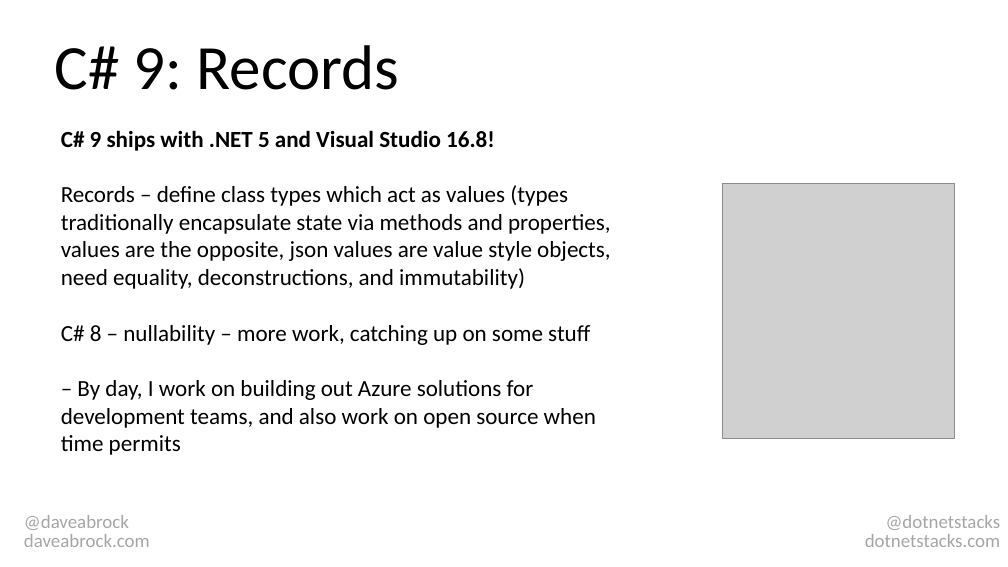
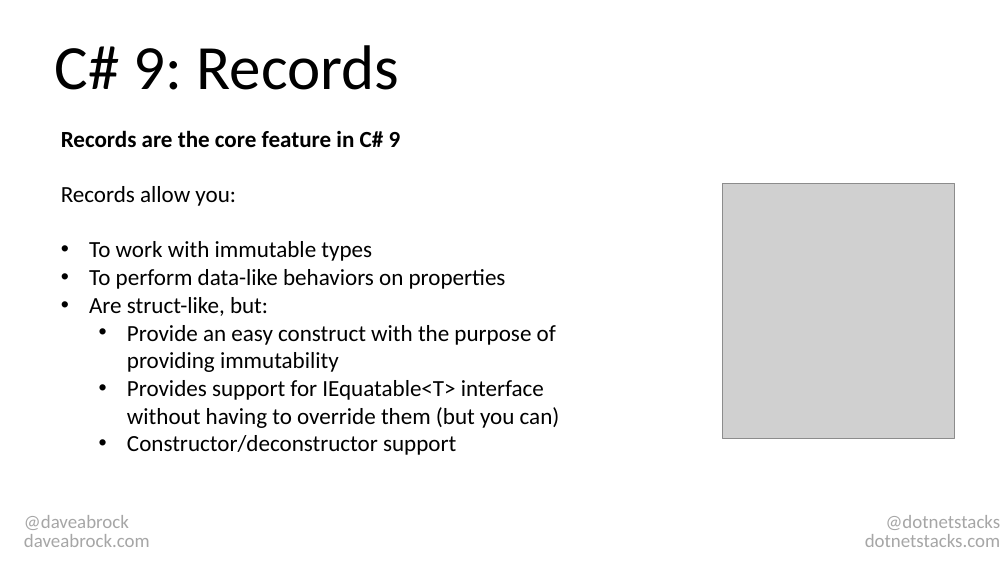
Before and after one commit to daveabrock/talks, a slide deck: slide 16 of NET 5 - Journey To One NET.pptx (slide 5 before the commit). Drawn at 1008x567 pixels with LibreOffice and Linux fonts; fonts in the diff are those of the drawing; grey boxes stand for pictures. Boxes give left, top, right and bottom in pixels: in the first picture for what was removed or moved away, otherwise in the second. Text is boxed around its words. In the diff, an @@ line names an element or a change of style, - is before the commit and + after.

```diff
--- a/NET 5 - Journey To One NET.pptx
+++ b/NET 5 - Journey To One NET.pptx
@@ text at box(61, 130, 560, 455): text changed @@
-C# 9 ships with .NET 5 and Visual Studio 16.8!
-Records – define class types which act as values (types traditionally encapsulate state via methods and properties, values are the opposite, json values are value style objects, need equality, deconstructions, and immutability)
-C# 8 – nullability – more work, catching up on some stuff
-– By day, I work on building out Azure solutions for development teams, and also work on open source when time permits
+Records are the core feature in C# 9
+Records allow you:
+• To work with immutable types
+• To perform data-like behaviors on properties
+• Are struct-like, but:
+  • Provide an easy construct with the purpose of providing immutability
+  • Provides support for IEquatable<T> interface without having to override them (but you can)
+  • Constructor/deconstructor support
```
Also in this commit, not shown: 2 other slides changed, 19 slides added, 1 slide removed.
